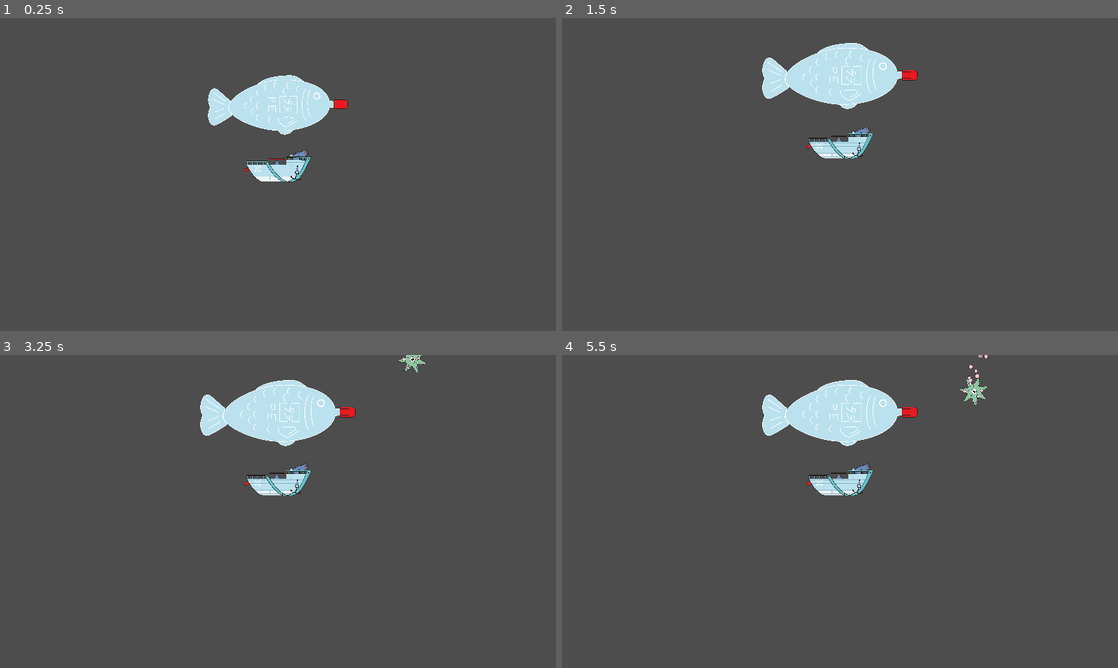
Above: before the commit, frames 1-4 (two rows, left to right).
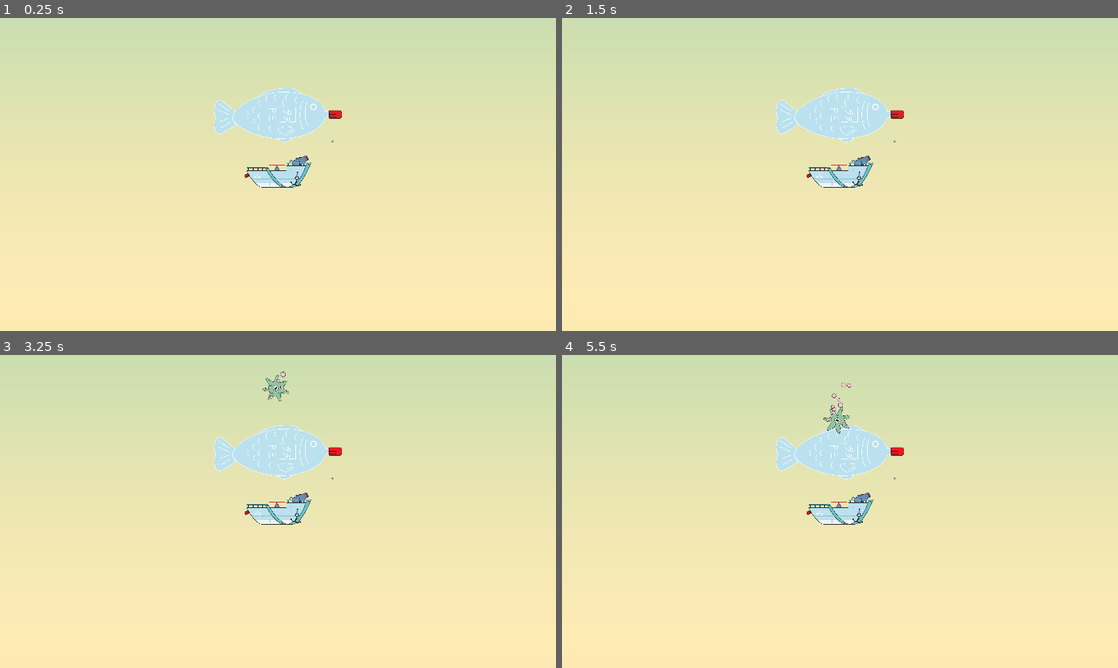
Above: after the commit, the same moments.

Repository: TheJP/GlobalGameJam2025
Game: Godot game, scene res://level/level.tscn
Same seed, same stepped clock (60 frames per second), same inputs: the game is played once before the commit and once after it. The engine's default icon, where the game draws it, is replaced by a stand-in: a white triangle on a blue panel in a dark square.
Inputs:
- Up to frame 1 (0.25 s): no input
- Up to frame 2 (1.5 s): no input
- Up to frame 3 (3.25 s): tap Enter at 2 s; tap Space at 2.75 s
- Up to frame 4 (5.5 s): no input

The runs differ from the first frame. In frame 1, 98% of the frame differs, in the area x 0-100%, y 0-100%; in frame 2, 100%; in frame 3, 100%; in frame 4, 100%.

Commit message:
Add vertical movement Add Camera Follow Improvements to BoatBubble getting hit

Diff:
--- a/boat/air_bubble.gd
+++ b/boat/air_bubble.gd
@@ -5,11 +5,13 @@
 @export var scale_increase_speed: float = 15
 @export var target_scale: float = 10
 @export var horizontal_speed_while_expanding: float = 270
+@export var vertical_speed_while_expanding: float = 0
 
 var _float_upwards: bool = false
 var _finished_expanding_callback: Callable
 var _position_node: Node2D
 var _horizontal_offset: float = 0
+var _vertical_offset: float = 0
 
 func set_position_node(node: Node2D) -> void:
 	_position_node = node
@@ -32,8 +34,12 @@
 
 	scale = Vector2(scale.x + scale_increase_speed * _delta, scale.y + scale_increase_speed * _delta)
 	_horizontal_offset += horizontal_speed_while_expanding * _delta * _position_node.global_scale.x
-	if _position_node:
-		global_position = _position_node.global_position + Vector2(_horizontal_offset, 0)
+	_vertical_offset += vertical_speed_while_expanding * _delta * _position_node.global_scale.y
+	if _position_node != null:
+		global_position = _position_node.global_position + Vector2(_horizontal_offset, _vertical_offset)
+	else:
+		print("No position node set for air bubble")
 
 	if target_scale > 0 && scale.x > target_scale:
+		print("Finished expanding to target scale: ", target_scale)
 		finish_expanding()
--- a/boat/boat.gd
+++ b/boat/boat.gd
@@ -3,62 +3,75 @@
 
 @export var level_node: Node2D
 
+var value_scale: float = 5
+
 @export var initial_height: float = 100
-@export var max_height: float = 200
-@export var min_height: float = -200
+@export var max_height: float = 1080.0 * 3 / 2
+@export var min_height: float = -1080.0 * 3 / 2
 @export var min_scale: float = 0.5
 @export var max_scale: float = 1.5
-@export var speed_up: float = 80
-@export var speed_down: float = 100
-@export var pump_height_add: float = 8
+@export var speed_up: float = 80 * value_scale
+@export var speed_down: float = 100 * value_scale
+@export var speed_right: float = 100 * value_scale
+@export var speed_left: float = 50 * value_scale
+@export var pump_height_add: float = 8 * value_scale
 #@export var lose_air_sub: float = 20
 @export var size_change_speed: float = 0.5
 
 signal shoot(bullet: PackedScene, direction: Vector2, location: Vector2)
 
 @onready var body_node: BoatBody = $Body
-@onready var bubble_node: BoatBubble = $Bubble
+@onready var boat_bubble_node: BoatBubble = $Bubble
 @onready var pump_node: Pump = $Pump
 @onready var canon_node: Canon = $Canon
 
 @onready var air_bubble: PackedScene = preload("res://boat/air_bubble.tscn")
 
 func get_hit(hit_position: Vector2, hit_severity: float) -> void:
+	if _target_height <= min_height:
+		return
+	hit_position = hit_position.move_toward(boat_bubble_node.global_position, 20)
 	var new_position_node: Node2D = Node2D.new()
-	add_child(new_position_node)
+	boat_bubble_node.add_child(new_position_node)
+	print("parent: ", new_position_node.get_parent().name)
 	new_position_node.global_position = hit_position
-	var target_scale: float = hit_severity * 2
-	_create_air_bubble(new_position_node, target_scale, true)
-	var height_loss: float = hit_severity * 100
+	var target_scale: float = hit_severity * 5
+	var airbubble := _create_air_bubble(new_position_node, target_scale, true)
+	airbubble.horizontal_speed_while_expanding = 0
+	airbubble.vertical_speed_while_expanding = 0
+	airbubble.scale_increase_speed /= 2
+	var height_loss: float = hit_severity
 	_lose_air(height_loss)
 
-func _lose_air(delta: float) -> void:
+func _lose_air(air_loss: float) -> void:
 	if _target_height <= min_height:
 		return
-	_target_height -= delta * speed_down
+	_target_height -= air_loss * speed_down
 	if _target_height < min_height:
 		# arrived at the bottom
 		_target_height = min_height
-		if _current_air_bubble != null:
-			_current_air_bubble.finish_expanding()
+#		if _current_air_bubble != null:
+#			_current_air_bubble.finish_expanding()
 	_update_scale()
 
 var _current_air_bubble: AirBubble = null
-func _create_air_bubble(air_bubble_position_node: Node2D, target_scale: float = -1, destroy_air_bubble_position_node: bool = false) -> void:
+func _create_air_bubble(air_bubble_position_node: Node2D, target_scale: float = -1, destroy_air_bubble_position_node: bool = false) -> AirBubble:
 	if _target_height <= min_height:
 		return
 	var air_bubble_instance : AirBubble = air_bubble.instantiate()
 	add_child(air_bubble_instance)
 	air_bubble_instance.target_scale = target_scale
 	air_bubble_instance.global_position = air_bubble_position_node.global_position # optional
+	air_bubble_instance.set_position_node(air_bubble_position_node)
+	_current_air_bubble = air_bubble_instance
 	air_bubble_instance.set_finished_expanding_callback(func () -> void:
 		air_bubble_instance.reparent(level_node)
 		print("Air bubble finished expanding")
-		if destroy_air_bubble_position_node:
+		if destroy_air_bubble_position_node and air_bubble_position_node != null:
 			air_bubble_position_node.queue_free()
 	)
-	air_bubble_instance.set_position_node(air_bubble_position_node)
-	_current_air_bubble = air_bubble_instance
+	return air_bubble_instance
+
 
 #	var air_bubble_tween: Tween = get_tree().create_tween()
 #	air_bubble_tween.tween_property(air_bubble_instance, "scale", Vector2(4,4), 1)
@@ -83,13 +96,14 @@
 	_target_height = initial_height
 	_update_scale()
 	pump_node.pump_up.connect(_on_Pump_pump_up)
+	boat_bubble_node.hit.connect(func(hit_position: Vector2, hit_severity: float) -> void: get_hit(hit_position, hit_severity))
 	# Extend the signal outwards
 	canon_node.shoot.connect(func(bullet: PackedScene, direction: Vector2, location: Vector2) -> void: shoot.emit(bullet, direction, location))
 
 
 func _process(delta: float) -> void:
 	if PlayerInput.is_just_pressed(PlayerInput.Action.DESCEND):
-		var spawn_position_node := bubble_node.get_air_bubble_spawn_position_node()
+		var spawn_position_node := boat_bubble_node.get_air_bubble_spawn_position_node()
 		_create_air_bubble(spawn_position_node)
 	if PlayerInput.is_pressed(PlayerInput.Action.DESCEND):
 		_lose_air(delta)
@@ -102,6 +116,7 @@
 func _physics_process(delta: float) -> void:
 	var speed: float = speed_up if _target_height > -position.y else speed_down
 	position = position.move_toward(Vector2(position.x, -_target_height), speed * delta)
+	_handle_horizontal_movement(delta)
 
 
 func _on_Pump_pump_up() -> void:
@@ -116,11 +131,17 @@
 		_balloon_scale_tween = null
 
 	var target_scale: float = _get_target_bubble_size()
-	var duration: float     = abs(target_scale - bubble_node.scale.x) * (1 / size_change_speed)
+	var duration: float     = abs(target_scale - boat_bubble_node.scale.x) * (1 / size_change_speed)
 	_balloon_scale_tween = get_tree().create_tween()
-	_balloon_scale_tween.tween_property(bubble_node, "scale", Vector2(target_scale, target_scale), duration)
+	_balloon_scale_tween.tween_property(boat_bubble_node, "scale", Vector2(target_scale, target_scale), duration)
 	_balloon_scale_tween.play()
 
 
 func _get_target_bubble_size() -> float:
 	return (_target_height - min_height) / (max_height - min_height) * (max_scale - min_scale) + min_scale
+
+
+func _handle_horizontal_movement(delta: float) -> void:
+	var horizontal_movement: float = PlayerInput.get_horizontal_movement()
+	var horizontal_speed: float = speed_right if horizontal_movement > 0 else speed_left
+	position.x += horizontal_movement * horizontal_speed * delta
--- a/boat/boat.tscn
+++ b/boat/boat.tscn
@@ -8,10 +8,11 @@
 [ext_resource type="Script" path="res://boat/pump.gd" id="5_rbixw"]
 [ext_resource type="PackedScene" uid="uid://cvmhyn08vbokq" path="res://boat/canon/canon.tscn" id="6_qdx53"]
 [ext_resource type="Texture2D" uid="uid://ctko1cwrh3i08" path="res://boat/sprites/Wippe_bewegbar.png" id="7_o1iwa"]
+[ext_resource type="Texture2D" uid="uid://fukgndkxxg0s" path="res://boat/sprites/bubble.png" id="9_un0lo"]
 
-[sub_resource type="CapsuleShape2D" id="CapsuleShape2D_eijk2"]
-radius = 370.0
-height = 1410.0
+[sub_resource type="Gradient" id="Gradient_qcf7q"]
+offsets = PackedFloat32Array(0, 0.786667, 1)
+colors = PackedColorArray(1, 1, 1, 1, 1, 1, 1, 1, 1, 1, 1, 0)
 
 [node name="Boat" type="Node2D"]
 scale = Vector2(0.2, 0.2)
@@ -39,13 +40,11 @@
 position = Vector2(0, -800)
 texture = ExtResource("5_f8ly1")
 
-[node name="CollisionShape2D" type="CollisionShape2D" parent="Bubble"]
-position = Vector2(85, -791)
-rotation = 1.5708
-shape = SubResource("CapsuleShape2D_eijk2")
-
 [node name="AirBubbleSpawnPosition" type="Node2D" parent="Bubble"]
 position = Vector2(1075, -810)
+
+[node name="CollisionPolygon2D" type="CollisionPolygon2D" parent="Bubble"]
+polygon = PackedVector2Array(-695, -720, -500, -580, -125, -470, 395, -490, 625, -595, 770, -815, 680, -955, 385, -1095, 25, -1115, -245, -1090, -530, -960, -700, -805)
 
 [node name="Pump" type="Node2D" parent="."]
 script = ExtResource("5_rbixw")
@@ -53,3 +52,18 @@
 [node name="PumpBarSprite" type="Sprite2D" parent="Pump"]
 position = Vector2(-20, -161)
 texture = ExtResource("7_o1iwa")
+
+[node name="CPUParticles2D" type="CPUParticles2D" parent="."]
+visible = false
+z_index = -1
+position = Vector2(-600, 55)
+texture = ExtResource("9_un0lo")
+emission_shape = 1
+emission_sphere_radius = 40.0
+gravity = Vector2(-200, 100)
+tangential_accel_min = 50.0
+tangential_accel_max = 50.0
+angle_max = 180.0
+scale_amount_min = 0.15
+scale_amount_max = 0.5
+color_ramp = SubResource("Gradient_qcf7q")
--- a/boat/boat_bubble.gd
+++ b/boat/boat_bubble.gd
@@ -1,7 +1,21 @@
 class_name BoatBubble
 extends Area2D
 
+signal hit(hit_position: Vector2, hit_severity: float)
 @onready var air_bubble_spawn_position: Node2D = $AirBubbleSpawnPosition
+
 
 func get_air_bubble_spawn_position_node() -> Node2D:
 	return air_bubble_spawn_position
+
+
+func _ready() -> void:
+	area_entered.connect(_on_area_entered)
+
+
+func _on_area_entered(other: Area2D) -> void:
+	if other.is_in_group("enemy"):
+		var hit_position: Vector2 = other.global_position
+		var hit_severity: float   = 1 # TODO get from enemy
+		hit.emit(hit_position, hit_severity)
+		print("BoatBubble hit by enemy")
--- a/level/level.tscn
+++ b/level/level.tscn
@@ -1,18 +1,24 @@
-[gd_scene load_steps=4 format=3 uid="uid://bedvjvquj330j"]
+[gd_scene load_steps=5 format=3 uid="uid://bedvjvquj330j"]
 
 [ext_resource type="PackedScene" uid="uid://coo4vnsykx1i1" path="res://boat/boat.tscn" id="1_b3wcc"]
 [ext_resource type="PackedScene" uid="uid://cbpionso82r22" path="res://enemies/dropper/dropper.tscn" id="1_qgiuj"]
 [ext_resource type="Script" path="res://level/bullet_spawner.gd" id="2_e8j4d"]
+[ext_resource type="PackedScene" uid="uid://d2ihot7rs53q7" path="res://background/background.tscn" id="4_disay"]
 
 [node name="Level" type="Node2D"]
 
+[node name="Background" parent="." instance=ExtResource("4_disay")]
+
 [node name="Dropper" parent="." instance=ExtResource("1_qgiuj")]
-position = Vector2(465, -539)
+position = Vector2(-7, -539)
 
 [node name="Boat" parent="." node_paths=PackedStringArray("level_node") instance=ExtResource("1_b3wcc")]
 level_node = NodePath("..")
 
-[node name="Camera2D" type="Camera2D" parent="."]
+[node name="Camera2D" type="Camera2D" parent="Boat"]
+scale = Vector2(5, 5)
+position_smoothing_speed = 50.0
+rotation_smoothing_speed = 50.0
 
 [node name="BulletSpawner" type="Node2D" parent="." node_paths=PackedStringArray("boat")]
 script = ExtResource("2_e8j4d")
Not shown: 1 places in boat/boat.tscn that only renumber resources
